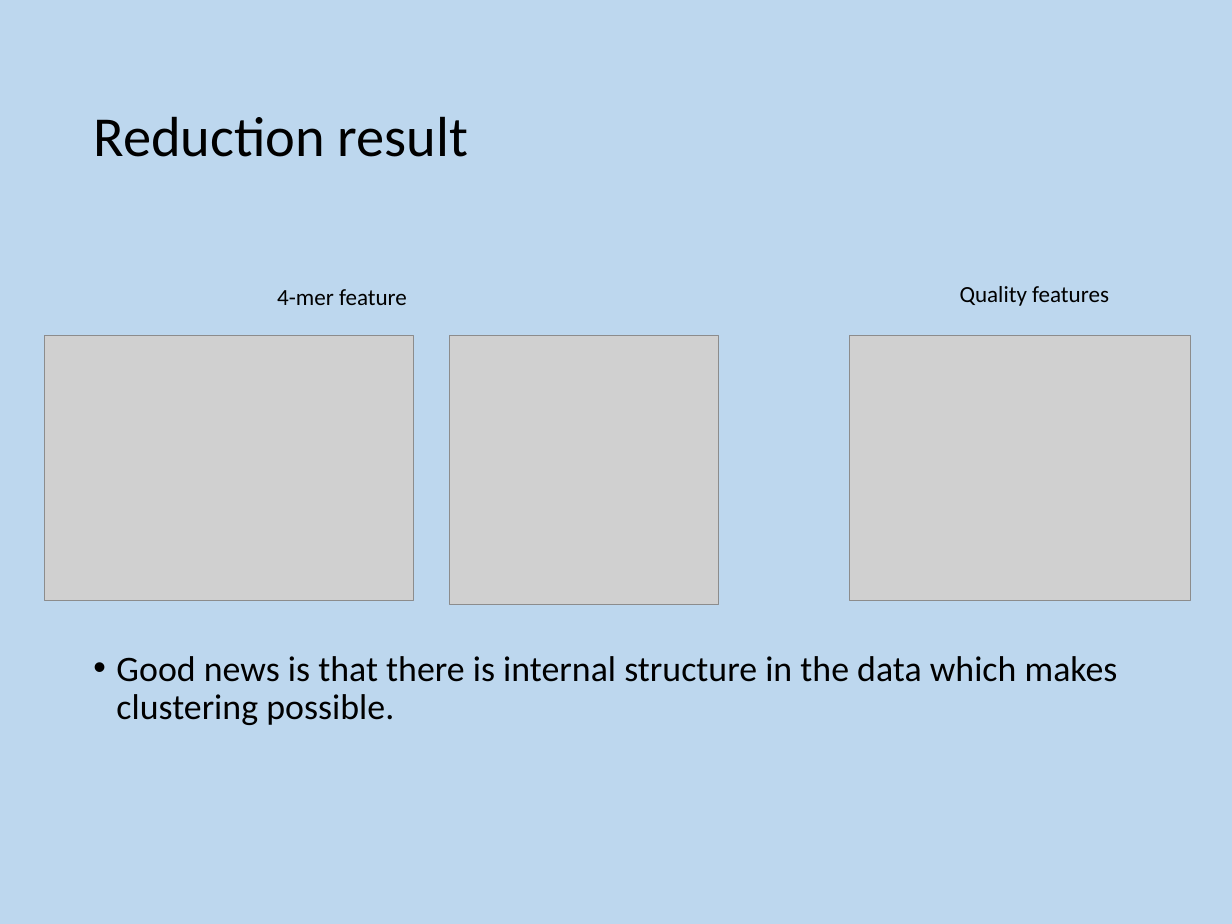
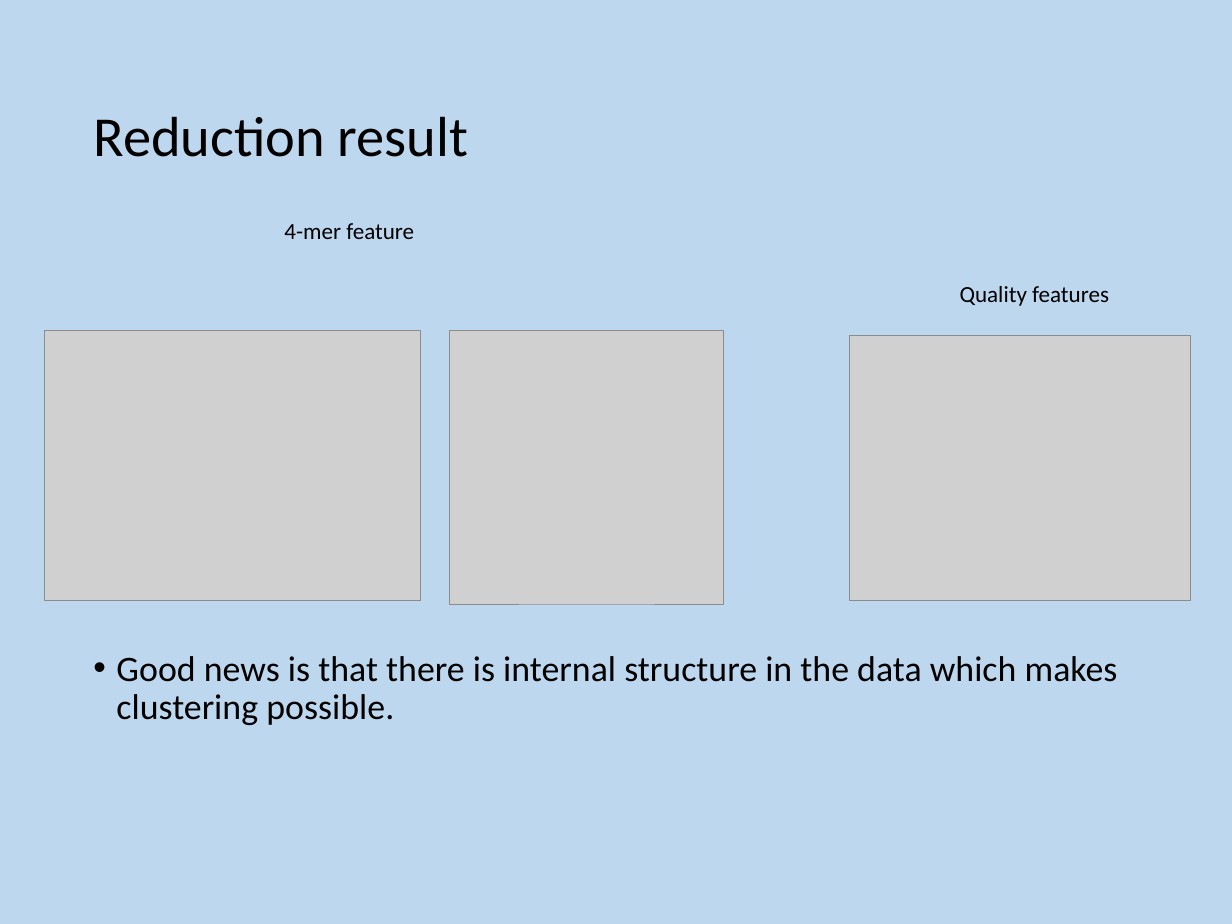
Before and after one commit to bx3/EE595, a slide deck: slide 17 of document/595combine.pptx (slide 16 before the commit). Drawn at 1232x924 pixels with LibreOffice and Linux fonts; fonts in the diff are those of the drawing; grey boxes stand for pictures. Boxes give left, top, right and bottom in pixels: in the first picture for what was removed or moved away, otherwise in the second. Text is boxed around its words. In the diff, an @@ line names an element or a change of style, - is before the commit and + after.

```diff
--- a/document/595combine.pptx
+++ b/document/595combine.pptx
@@ text "4-mer feature": place and size @@
-text "4-mer feature" at (277, 289, 407, 305)
+text "4-mer feature" at (284, 223, 414, 239)
@@ picture: place and size @@
-picture at (45, 335, 413, 600)
+picture at (45, 331, 420, 600)
@@ picture: place and size @@
-picture at (450, 335, 718, 604)
+picture at (450, 331, 723, 605)
```
Also in this commit, not shown: 6 other slides changed, 1 slide added.
